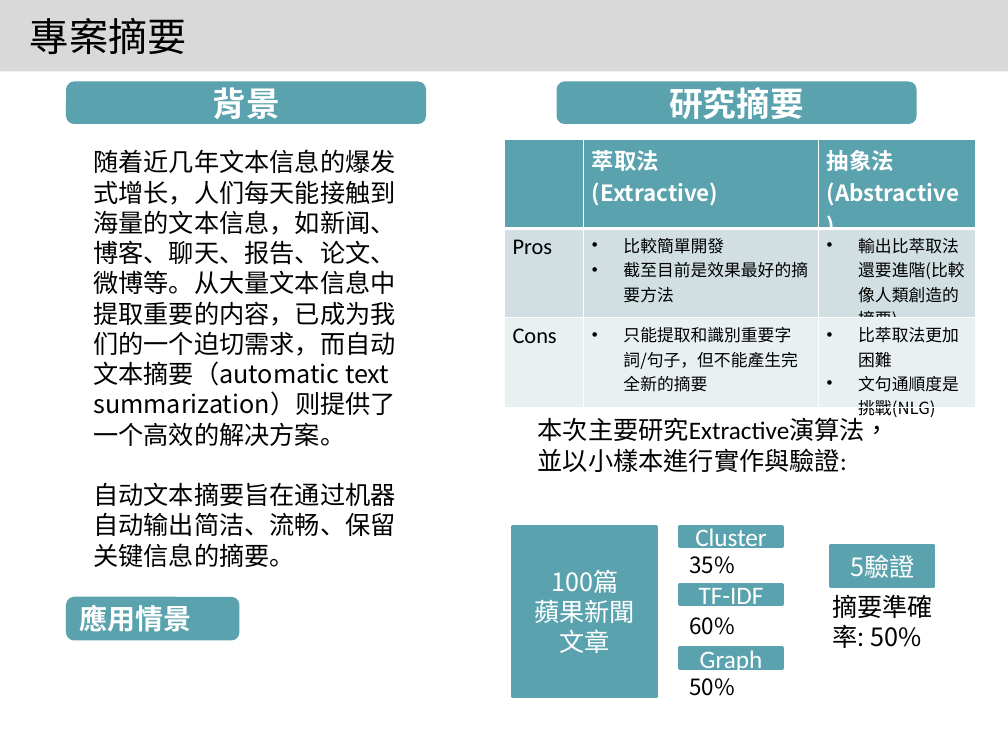
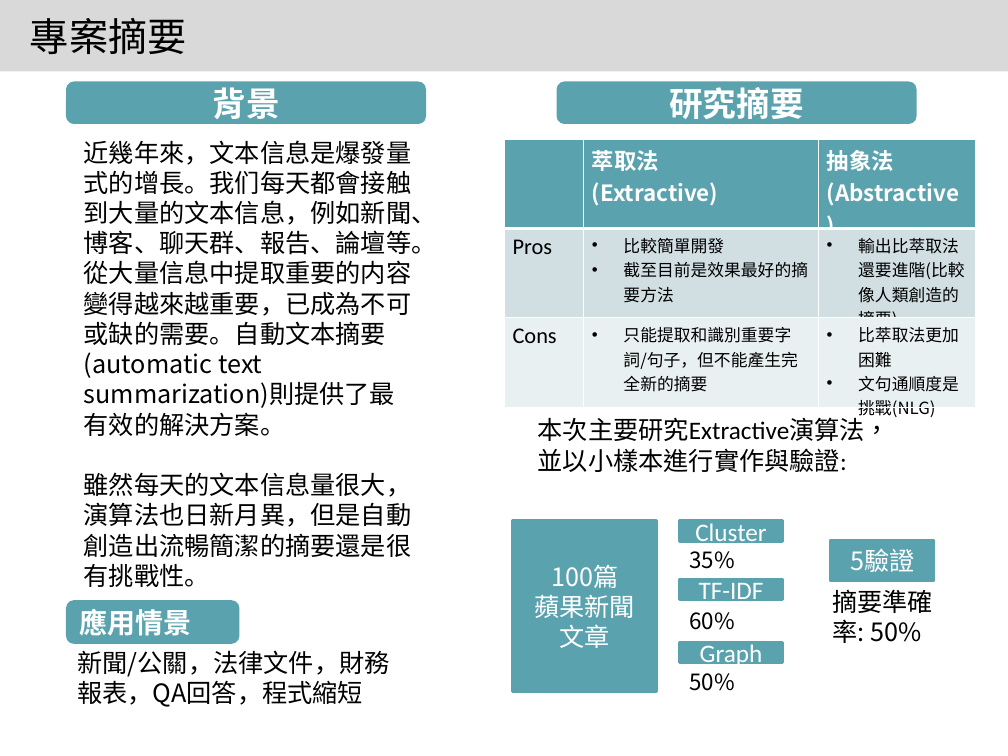
Before and after one commit to 1napcompsci/Automatic-Text-Summarization, a slide deck: slide 3 of Summarization with Yahoo - SETN/實習專案報告 Template (Revised).pptx. Drawn at 1008x756 pixels with LibreOffice and Linux fonts; fonts in the diff are those of the drawing. Boxes give left, top, right and bottom in pixels: in the first picture for what was removed or moved away, otherwise in the second. Text is boxed around its words. In the diff, an @@ line names an element or a change of style, - is before the commit and + after.

```diff
--- a/Summarization with Yahoo - SETN/實習專案報告 Template (Revised).pptx
+++ b/Summarization with Yahoo - SETN/實習專案報告 Template (Revised).pptx
@@ text at [84,140,437,587]: text changed @@
-随着近几年文本信息的爆发式增长，人们每天能接触到海量的文本信息，如新闻、博客、聊天、报告、论文、微博等。从大量文本信息中提取重要的内容，已成为我们的一个迫切需求，而自动文本摘要（automatic text summarization）则提供了一个高效的解决方案。
-自动文本摘要旨在通过机器自动输出简洁、流畅、保留关键信息的摘要。
+近幾年來，文本信息是爆發量式的增長。我们每天都會接触到大量的文本信息，例如新聞、博客、聊天群、報告、論壇等。從大量信息中提取重要的内容變得越來越重要，已成為不可或缺的需要。自動文本摘要(automatic text summarization)則提供了最有效的解決方案。
+雖然每天的文本信息量很大，演算法也日新月異，但是自動創造出流暢簡潔的摘要還是很有挑戰性。
@@ 5 rectangles, 4 texts: place and size @@
-5 rectangles, 4 texts at [513,526,933,697]
+5 rectangles, 4 texts at [513,521,933,691]
@@ rounded rectangle "應用情景": place and size @@
-rounded rectangle "應用情景" at [68,598,238,639]
+rounded rectangle "應用情景" at [68,602,238,643]
@@ text added at [77,650,389,707], 18 pt, text #000000 @@
+新聞/公關，法律文件，財務報表，QA回答，程式縮短
```
Also in this commit, not shown: 14 other slides changed, 1 slide added.
